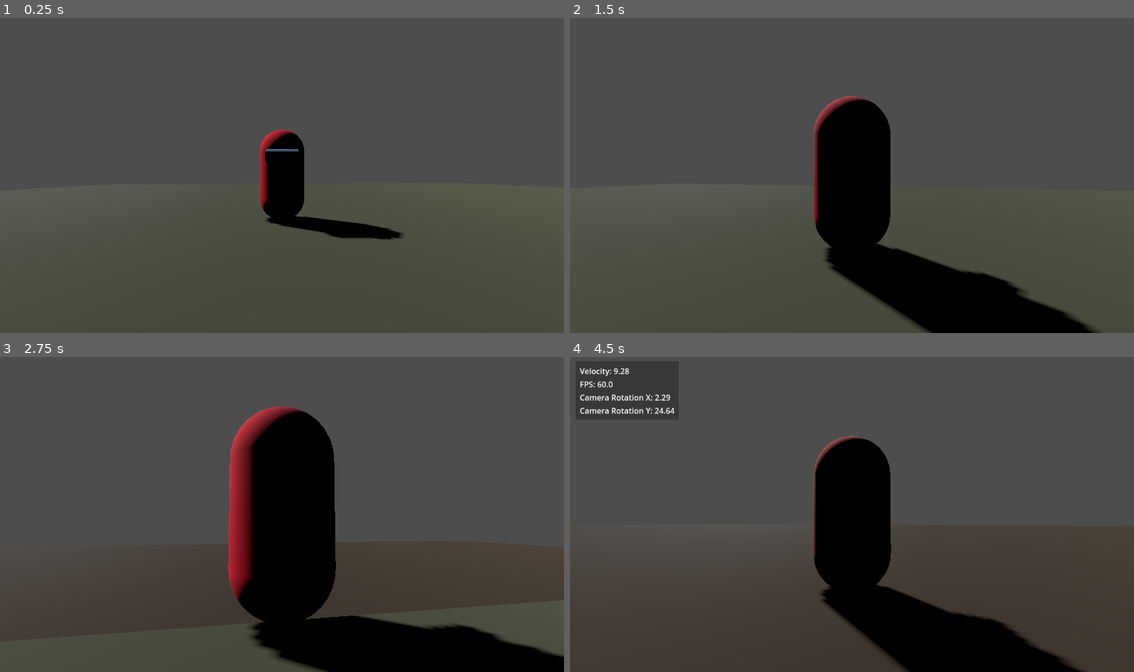
Above: before the commit, frames 1-4 (two rows, left to right).
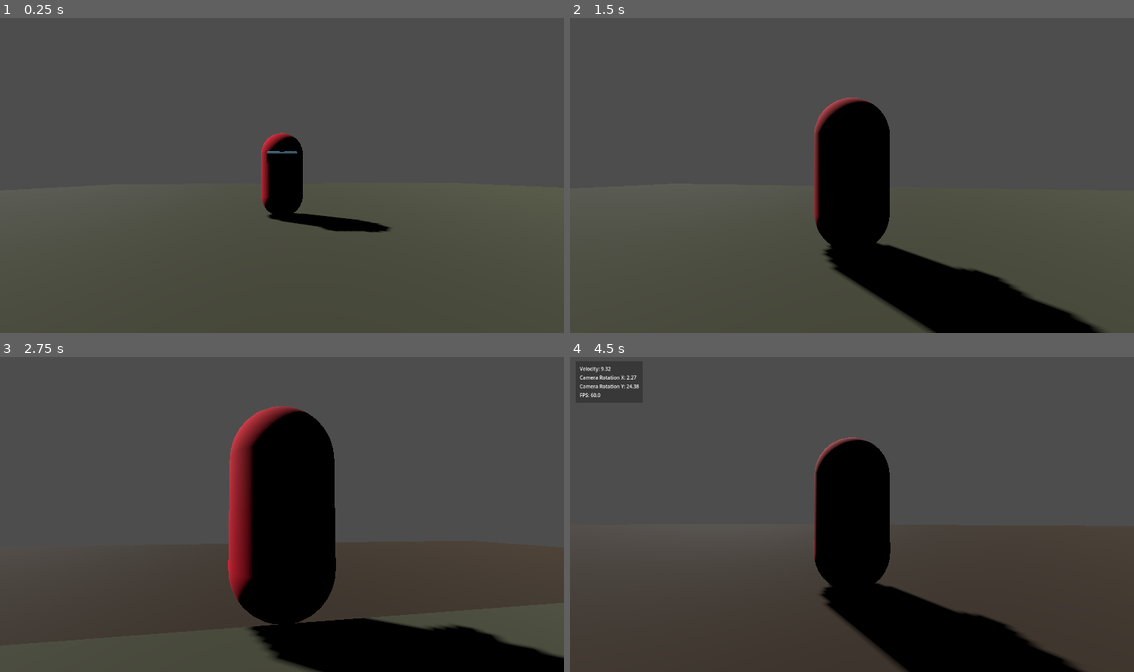
Above: after the commit, the same moments.

Repository: OLIWAPUNK/WSKAZEM
Game: Godot game, scene res://Scenes/World/DebugWorld.tscn
Same seed, same stepped clock (60 frames per second), same inputs: the game is played once before the commit and once after it.
Inputs (mouse positions are in pixels of both pictures, inside the frame that each line leads up to):
- Up to frame 1 (0.25 s): no input
- Up to frame 2 (1.5 s): move the mouse to (880, 172) at 0.52 s; hold Mouse wheel up (zoom_in) 0.53-1.28 s; hold W (up) from 0.53 s (still down); tap Space (jump) at 0.77 s; tap Mouse wheel down (zoom_out) at 0.8, 1.35 s; move the mouse to (823, 175) at 1.27 s
- Up to frame 3 (2.75 s): keep holding W (up); tap Space (jump) at 1.52 s; tap Mouse wheel up (zoom_in) at 1.55 s; move the mouse to (293, 508) at 2.02 s; hold Mouse wheel up (zoom_in) from 2.03 s (still down); tap Mouse wheel down (zoom_out) at 2.3 s
- Up to frame 4 (4.5 s): keep holding W (up); move the mouse to (846, 517) at 2.77 s; release Mouse wheel up (zoom_in) at 2.78 s; tap Mouse wheel down (zoom_out) at 2.85, 3.8, 4.35 s; tap Space (jump) at 3.02, 3.77 s; tap Mouse wheel up (zoom_in) at 3.05 s; move the mouse to (891, 517) at 3.52 s; hold Mouse wheel up (zoom_in) 3.53-4.28 s; tap F1 (debug) at 4.15 s; move the mouse to (806, 511) at 4.27 s

The runs differ from the first frame. In frame 1, 1.3% of the frame differs, in the area x 46-72%, y 35-71%; in frame 2, 0.7%; in frame 3, 0.3%; in frame 4, 1.3%, in the area x 1-88%, y 3-97%.

Commit message:
Lerp camera rotation and zoom, fix camera collisions

Diff:
--- a/Scenes/World/DebugWorld.tscn
+++ b/Scenes/World/DebugWorld.tscn
@@ -1,6 +1,5 @@
-[gd_scene load_steps=18 format=3 uid="uid://c31twgojuxm01"]
+[gd_scene load_steps=17 format=3 uid="uid://c31twgojuxm01"]
 
-[ext_resource type="Script" uid="uid://cynnvy3oap6gn" path="res://Scripts/Camera.gd" id="1_xcwyu"]
 [ext_resource type="Script" uid="uid://tbu5dankrsvh" path="res://Scripts/Player.gd" id="2_gsptc"]
 [ext_resource type="Script" uid="uid://cdl7f7ppqvoq1" path="res://Scripts/SpringArm.gd" id="2_xcwyu"]
 [ext_resource type="PackedScene" uid="uid://djnoxmx6xxov2" path="res://Scenes/UI/DebugUI.tscn" id="3_gsptc"]
@@ -39,7 +38,7 @@
 metallic = 1.0
 
 [sub_resource type="SphereShape3D" id="SphereShape3D_xcwyu"]
-radius = 0.4
+radius = 0.3
 
 [node name="DebugWorld" type="Node3D"]
 
@@ -99,14 +98,9 @@
 surface_material_override/0 = SubResource("StandardMaterial3D_j0p05")
 
 [node name="SpringArmPivot" type="Node3D" parent="PlayerBody"]
-transform = Transform3D(1, 0, 0, 0, 1, 0, 0, 0, 1, 0, 2.1880639, 0)
+transform = Transform3D(1, 0, 0, 0, 1, 0, 0, 0, 1, 0, 2, 0)
 top_level = true
 script = ExtResource("2_xcwyu")
-
-[node name="Camera3D" type="Camera3D" parent="PlayerBody/SpringArmPivot" node_paths=PackedStringArray("TARGET")]
-current = true
-script = ExtResource("1_xcwyu")
-TARGET = NodePath("../SpringArm3D/SpringPositon")
 
 [node name="SpringArm3D" type="SpringArm3D" parent="PlayerBody/SpringArmPivot"]
 shape = SubResource("SphereShape3D_xcwyu")
@@ -114,4 +108,7 @@
 
 [node name="SpringPositon" type="Node3D" parent="PlayerBody/SpringArmPivot/SpringArm3D"]
 
+[node name="Camera3D" type="Camera3D" parent="PlayerBody/SpringArmPivot/SpringArm3D/SpringPositon"]
+current = true
+
 [node name="DebugUI" parent="." instance=ExtResource("3_gsptc")]
--- a/Scripts/Camera.gd
+++ /dev/null
@@ -1,7 +0,0 @@
-extends Camera3D
-
-@export var FOLLOW_SPEED := 10.0
-@export var TARGET: Node3D
-
-func _physics_process(delta: float) -> void:
-	position = lerp(position, TARGET.position, FOLLOW_SPEED * delta)
--- a/Scripts/Debug.gd
+++ b/Scripts/Debug.gd
@@ -14,6 +14,9 @@
 		get_viewport().set_input_as_handled()
 
 func add_debug_property(id: StringName, value, update_every_frames: int):
+	if not visible:
+		return
+
 	if props.has(id):
 		@warning_ignore("integer_division")
 		if Time.get_ticks_msec() / 16 % update_every_frames == 0:
@@ -23,5 +26,6 @@
 		var prop = Label.new()
 		prop.name = id
 		prop.text = id + ": " + str(value)
+		prop.add_theme_font_size_override("font_size", 10)
 		props.append(id)
 		container.add_child(prop)
--- a/Scripts/SpringArm.gd
+++ b/Scripts/SpringArm.gd
@@ -3,22 +3,26 @@
 @export var MOUSE_SENSITIVITY := 0.005
 @export_range(-90.0, 0.0, 0.1, "radians_as_degrees") var MIN_VERTICAL_ANGLE := -PI / 2
 @export_range(0.0, 90.0, 0.1, "radians_as_degrees") var MAX_VERTICAL_ANGLE := PI / 4
+@export var ZOOM_SPEED := 10.0
+@export var ROTATION_SPEED := 20.0
 
 @onready var spring_arm := $SpringArm3D
 
+var target_spring_length: float
+var target_rotation: Vector3
+
 func _ready() -> void:
 	Input.set_mouse_mode(Input.MOUSE_MODE_CAPTURED)
+	target_spring_length = spring_arm.spring_length
+	target_rotation = rotation
 
 func _unhandled_input(event: InputEvent) -> void:
 	if event is InputEventMouseMotion and Input.get_mouse_mode() == Input.MOUSE_MODE_CAPTURED:
-		rotation.y -= event.relative.x * MOUSE_SENSITIVITY
-		rotation.y = wrapf(rotation.y, 0.0, TAU)
+		target_rotation.y -= event.relative.x * MOUSE_SENSITIVITY
+		target_rotation.y = wrapf(target_rotation.y, 0.0, TAU)
 
-		rotation.x -= event.relative.y * MOUSE_SENSITIVITY
-		rotation.x = clamp(rotation.x, MIN_VERTICAL_ANGLE, MAX_VERTICAL_ANGLE)
-
-	Global.debug.add_debug_property("Camera Rotation X", snapped(rad_to_deg(rotation.x), 0.01), 1)
-	Global.debug.add_debug_property("Camera Rotation Y", snapped(rad_to_deg(rotation.y), 0.01), 1)
+		target_rotation.x -= event.relative.y * MOUSE_SENSITIVITY
+		target_rotation.x = clamp(target_rotation.x, MIN_VERTICAL_ANGLE, MAX_VERTICAL_ANGLE)
 
 	if event.is_action_pressed("ui_cancel"):
 		if Input.get_mouse_mode() == Input.MOUSE_MODE_VISIBLE:
@@ -27,11 +31,17 @@
 			Input.set_mouse_mode(Input.MOUSE_MODE_VISIBLE)
 
 	if Input.is_action_pressed("zoom_in"):
-		spring_arm.spring_length -= 1.0
-		spring_arm.spring_length = max(2.0, spring_arm.spring_length)
+		target_spring_length -= 1.0
+		target_spring_length = max(2.0, target_spring_length)
 	if Input.is_action_pressed("zoom_out"):
-		spring_arm.spring_length += 1.0
-		spring_arm.spring_length = min(10.0, spring_arm.spring_length)
+		target_spring_length += 1.0
+		target_spring_length = min(10.0, target_spring_length)
 
 func _physics_process(_delta: float) -> void:
 	global_position = $"..".global_position
+	spring_arm.spring_length = lerp(spring_arm.spring_length, target_spring_length, ZOOM_SPEED * _delta)
+	rotation.x = lerp_angle(rotation.x, target_rotation.x, ROTATION_SPEED * _delta)
+	rotation.y = lerp_angle(rotation.y, target_rotation.y, ROTATION_SPEED * _delta)
+
+	Global.debug.add_debug_property("Camera Rotation X", snapped(rad_to_deg(rotation.x), 0.01), 1)
+	Global.debug.add_debug_property("Camera Rotation Y", snapped(rad_to_deg(rotation.y), 0.01), 1)
Not shown, removed: Scripts/Camera.gd.uid
